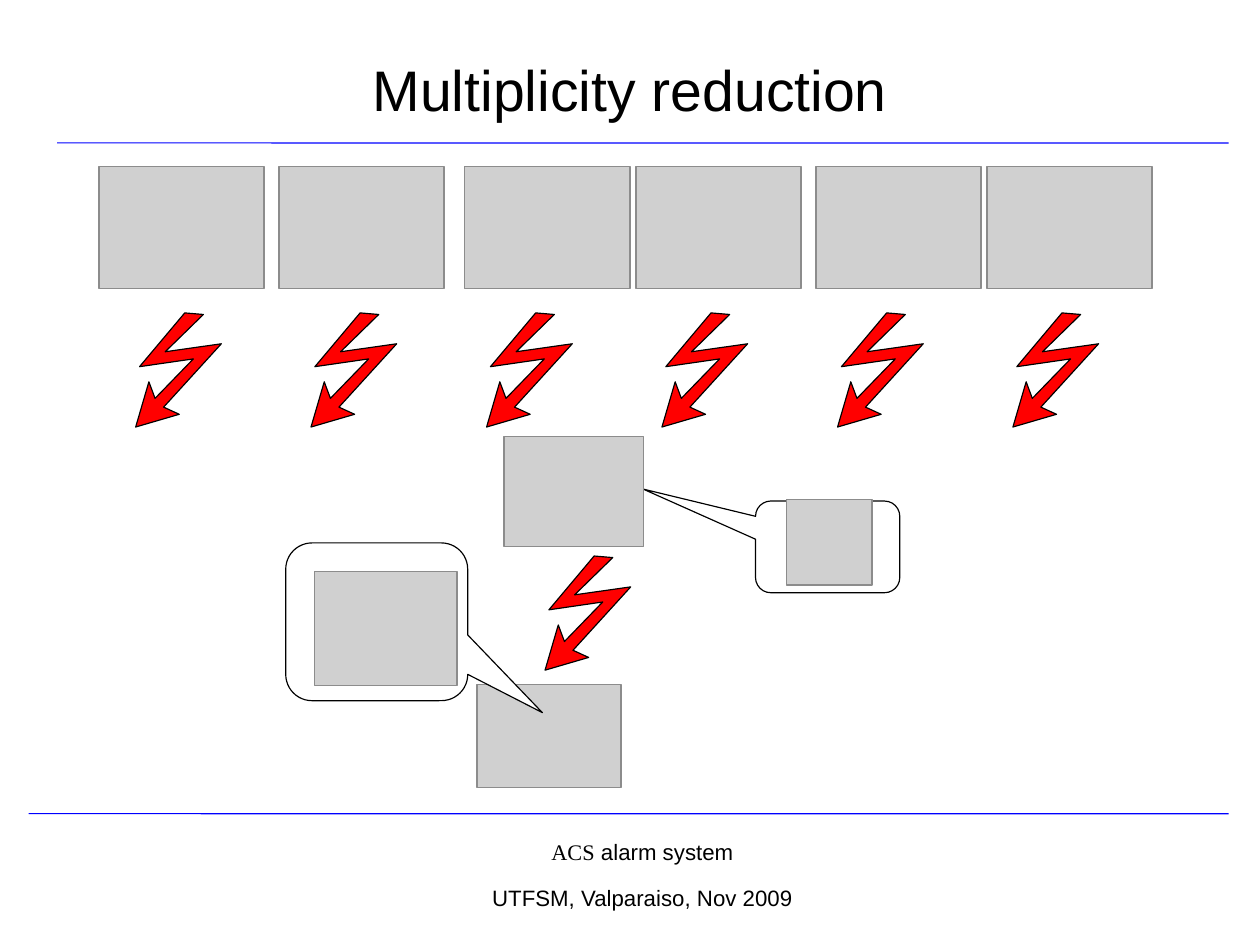
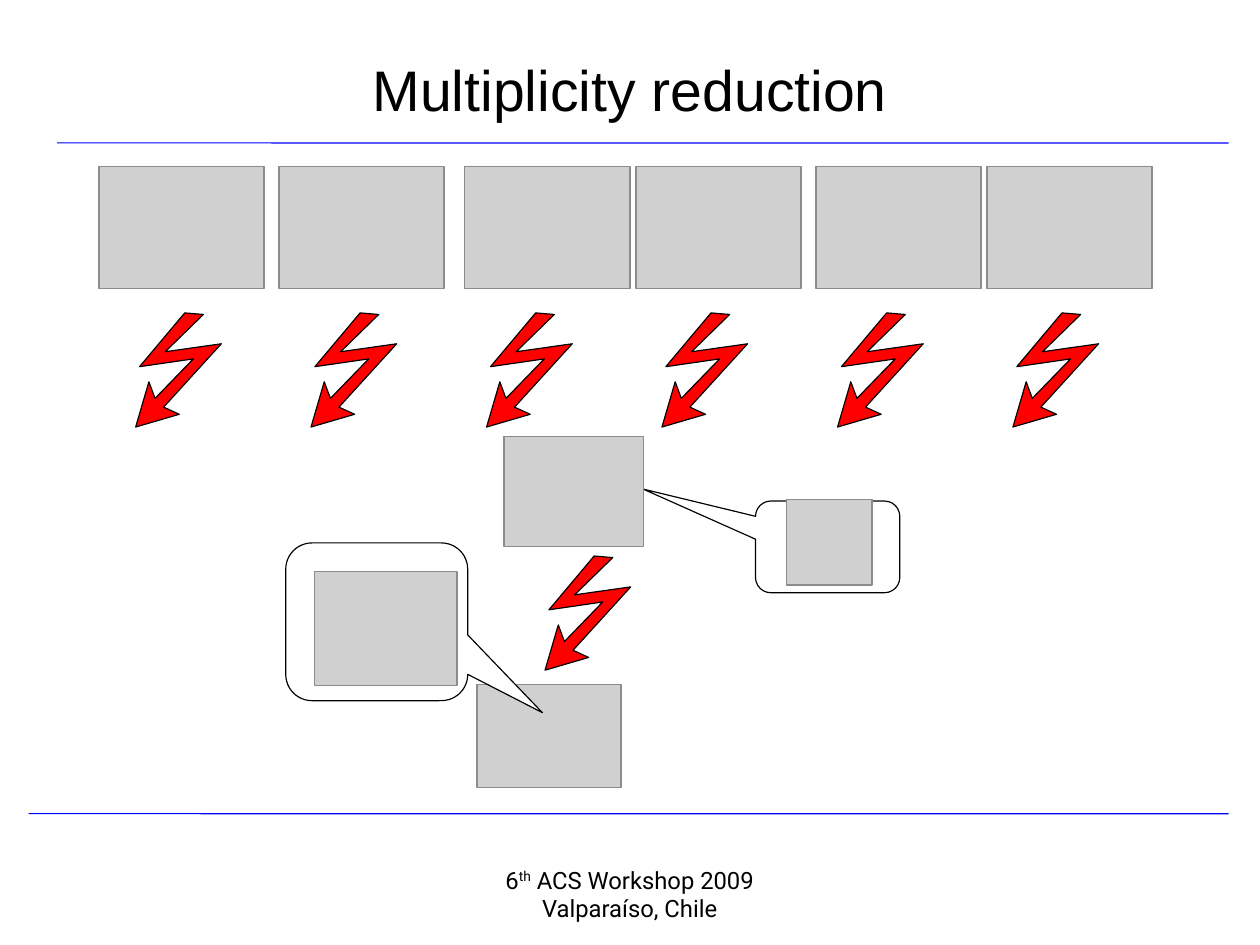
Before and after one commit to ACS-Community/ACS, a slide deck: slide 20 of Documents/ACS-Course/AlarmSystem_Deep.ppt. Drawn at 1260x945 pixels with LibreOffice and Linux fonts; fonts in the diff are those of the drawing; grey boxes stand for pictures; background and template pictures are left out. Boxes give left, top, right and bottom in pixels: in the first picture for what was removed or moved away, otherwise in the second. Text is boxed around its words. In the diff, an @@ line names an element or a change of style, - is before the commit and + after.

```diff
--- a/Documents/ACS-Course/AlarmSystem_Deep.ppt
+++ b/Documents/ACS-Course/AlarmSystem_Deep.ppt
@@ text removed at [492, 844, 792, 911] @@
-ACS alarm system
-UTFSM, Valparaiso, Nov 2009
@@ text added at [537, 871, 753, 922], 15 pt, text #000000 @@
+6th ACS Workshop 2009
+Valparaíso, Chile
```
Also in this commit, not shown: 40 other slides changed, 1 other file.
